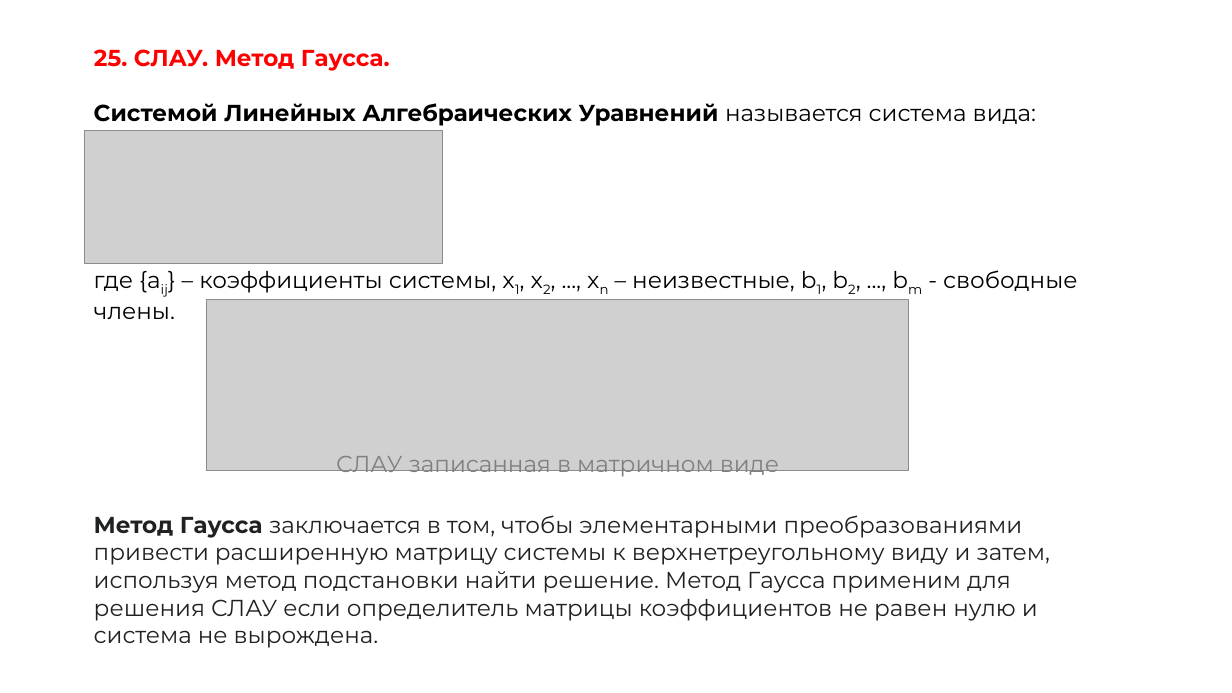
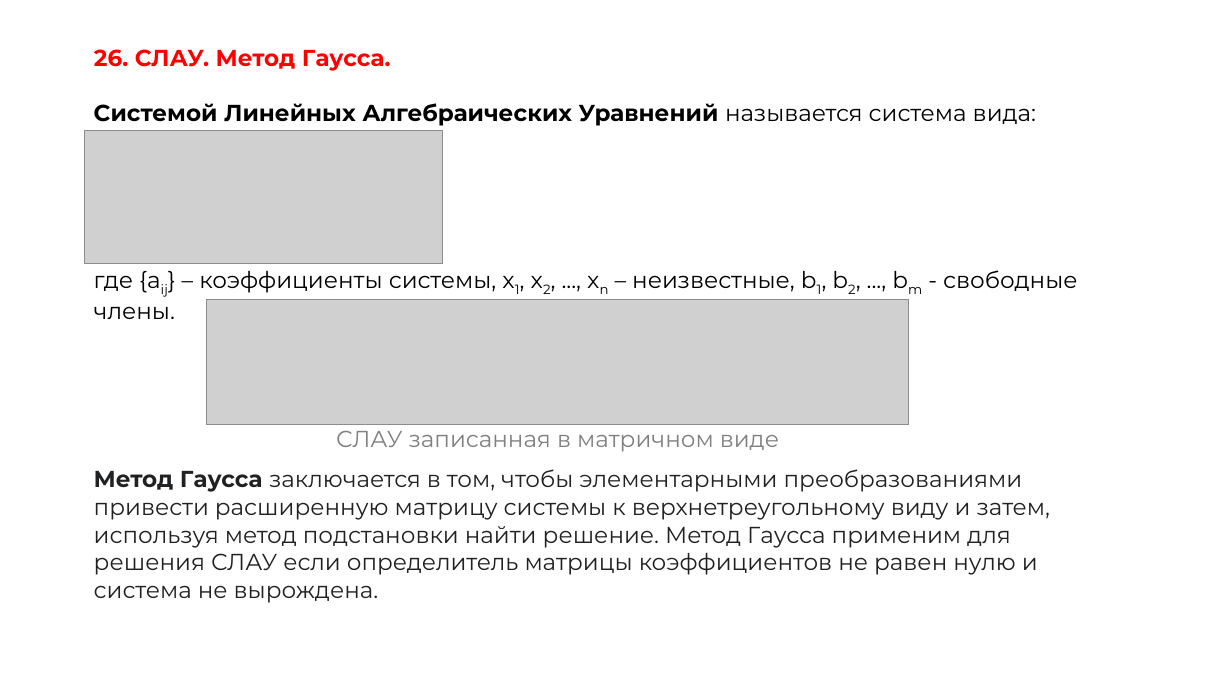
Before and after one commit to OneTwoZzzPlus/ITMO.STUDY, a slide deck: slide 47 of MATH/colloquium.pptx. Drawn at 1232x693 pixels with LibreOffice and Linux fonts; fonts in the diff are those of the drawing; grey boxes stand for pictures. Boxes give left, top, right and bottom in pixels: in the first picture for what was removed or moved away, otherwise in the second. Text is boxed around its words. In the diff, an @@ line names an element or a change of style, - is before the commit and + after.

```diff
--- a/MATH/colloquium.pptx
+++ b/MATH/colloquium.pptx
@@ title at bbox=[94, 49, 391, 71]: text changed @@
-25. СЛАУ. Метод Гаусса.
+26. СЛАУ. Метод Гаусса.
@@ picture: place and size @@
-picture at bbox=[207, 299, 909, 470]
+picture at bbox=[207, 299, 909, 424]
@@ text "СЛАУ записанная в матричном виде": place and size @@
-text "СЛАУ записанная в матричном виде" at bbox=[336, 456, 779, 478]
+text "СЛАУ записанная в матричном виде" at bbox=[336, 431, 779, 452]
@@ text "Метод Гаусса заключается в том, ...": place and size @@
-text "Метод Гаусса заключается в том, ..." at bbox=[94, 515, 1051, 648]
+text "Метод Гаусса заключается в том, ..." at bbox=[94, 469, 1051, 603]
```
Also in this commit, not shown: 15 other slides changed, 18 other files.
